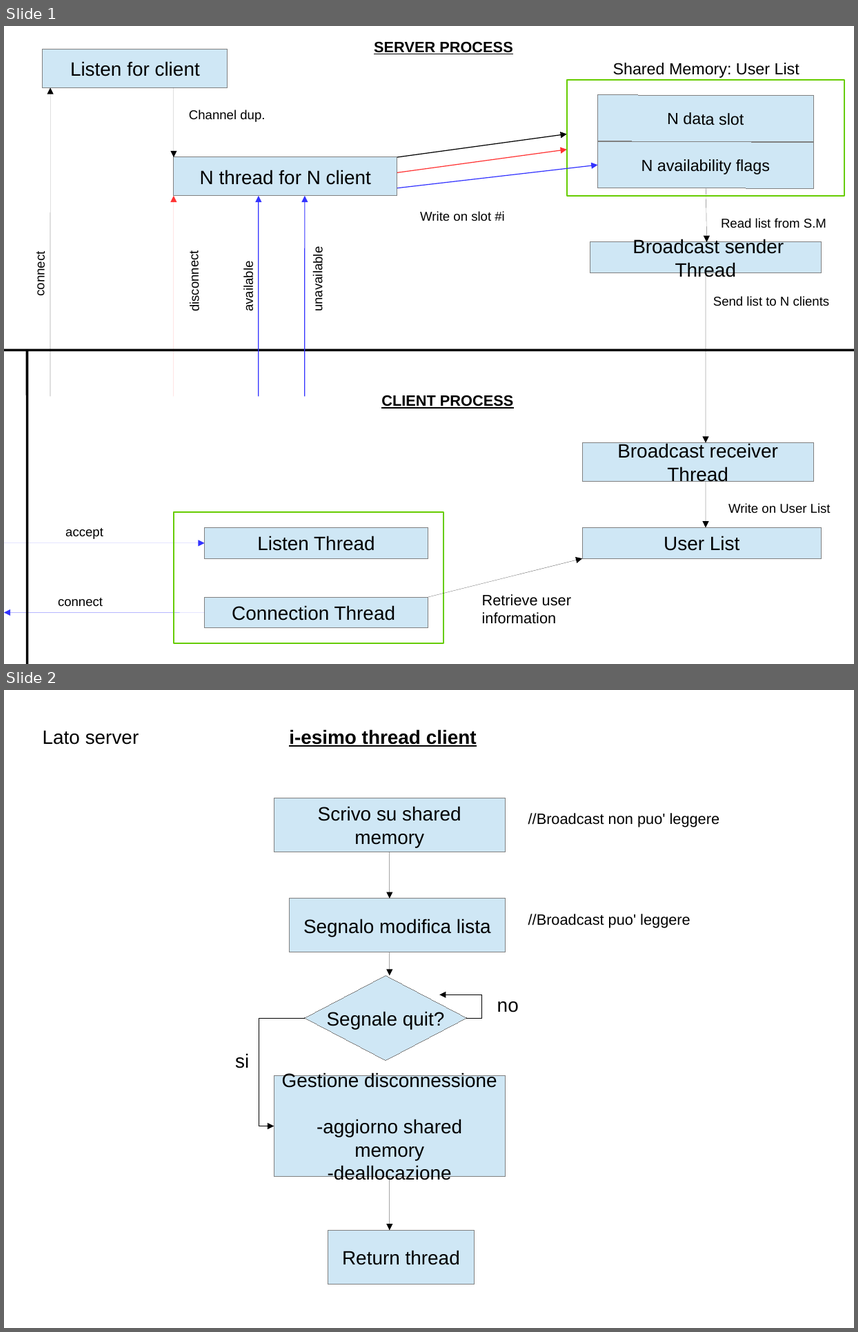
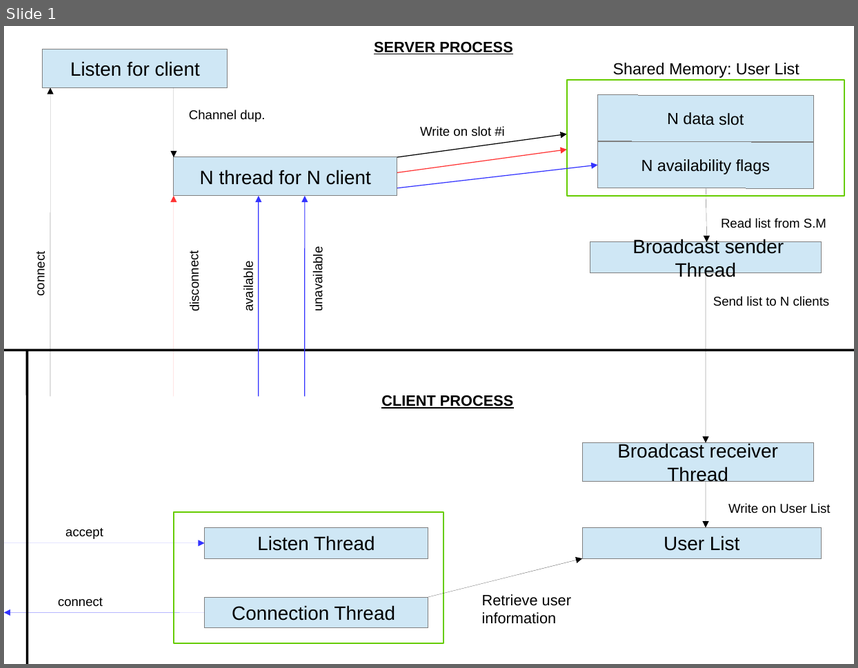
Before and after one commit to polyc/talk-service, a slide deck: SO_projectDiagram.odp. Shown one above the other, each under a label of ours: slides 1 and 2 before the commit, slide 1 after it. The pictures are 858x1332 and 858x668 pixels, drawn with LibreOffice and Linux fonts; fonts in the diff are those of the drawing. Boxes give left, top, right and bottom in pixels: in the first picture for what was removed or moved away, otherwise in the second. Text is boxed around its words. In the diff, an @@ line names an element or a change of style, - is before the commit and + after.

```diff
--- a/SO_projectDiagram.odp
+++ b/SO_projectDiagram.odp
@@ slide 2 removed at <box>4,690,854,1328</box>, background #FFFFFF @@
@@ text removed at <box>43,730,139,745</box> @@
-Lato server
@@ text removed at <box>289,729,477,747</box> @@
-i-esimo thread client
@@ rectangle removed at <box>274,798,506,852</box> @@
-Scrivo su shared memory
@@ text removed at <box>528,813,720,827</box> @@
-//Broadcast non puo' leggere
@@ arrow removed from (390, 852) to (390, 898) @@
@@ rectangle removed at <box>290,898,506,952</box> @@
-Segnalo modifica lista
@@ text removed at <box>528,914,691,928</box> @@
-//Broadcast puo' leggere
@@ arrow removed from (390, 952) to (390, 976) @@
@@ diamond removed at <box>305,976,467,1061</box> @@
-Segnale quit?
@@ elbow arrow removed from (467, 1018) to (440, 995) @@
@@ elbow arrow removed from (305, 1018) to (274, 1126) @@
@@ text removed at <box>497,1001,519,1012</box> @@
-no
@@ text removed at <box>235,1053,249,1068</box> @@
-si
@@ rectangle removed at <box>274,1076,506,1176</box> @@
-Gestione disconnessione
--aggiorno shared memory
--deallocazione
@@ arrow removed from (390, 1176) to (390, 1230) @@
@@ rectangle removed at <box>328,1230,475,1284</box> @@
-Return thread
@@ slide 1 changed as well @@
@@ text "Write on slot #i": place and size @@
-text "Write on slot #i" at <box>420,211,504,221</box>
+text "Write on slot #i" at <box>420,126,504,136</box>
```
Also in this commit, not shown: 2 other slides changed, 2 slides added, 1 other slide removed.
